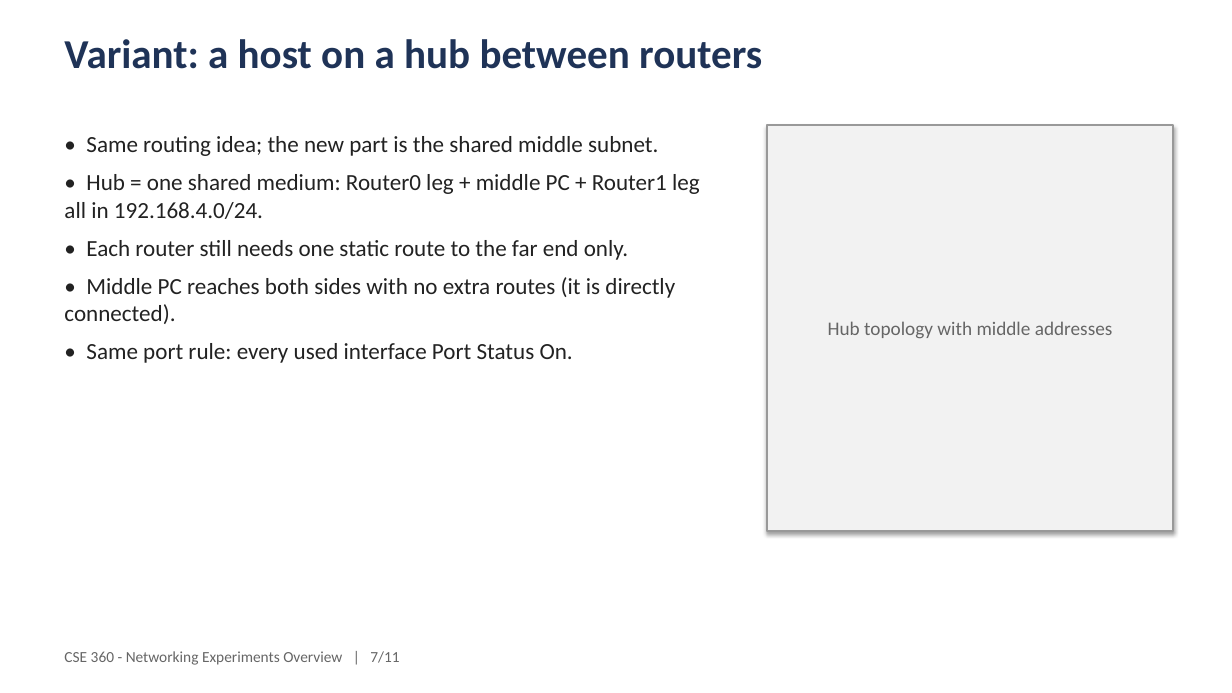
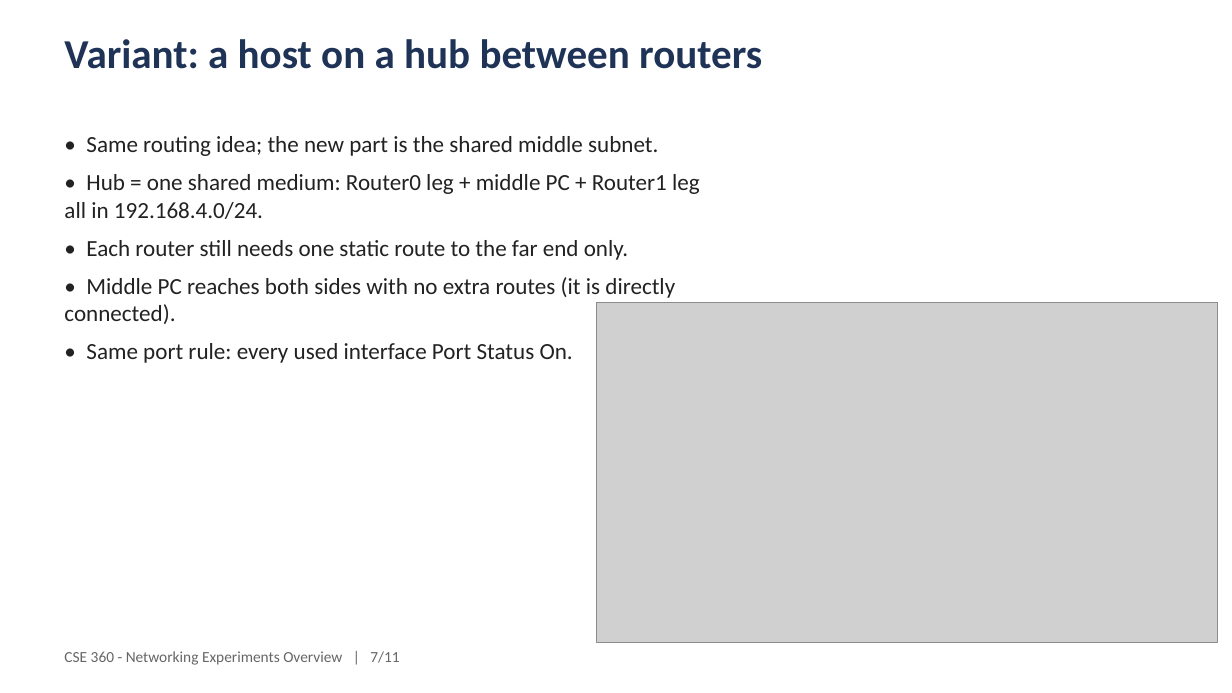
Before and after one commit to A7reus/CSE-360, a slide deck: slide 7 of presentation/CSE360-experiments-overview.pptx. Drawn at 1232x693 pixels with LibreOffice and Linux fonts; fonts in the diff are those of the drawing; grey boxes stand for pictures. Boxes give left, top, right and bottom in pixels: in the first picture for what was removed or moved away, otherwise in the second. Text is boxed around its words. In the diff, an @@ line names an element or a change of style, - is before the commit and + after.

```diff
--- a/presentation/CSE360-experiments-overview.pptx
+++ b/presentation/CSE360-experiments-overview.pptx
@@ rectangle removed at box(767, 125, 1174, 531) @@
-Hub topology with middle addresses
@@ picture added at box(597, 302, 1219, 642) @@
```
Also in this commit, not shown: 8 other slides changed, 1 other file.
